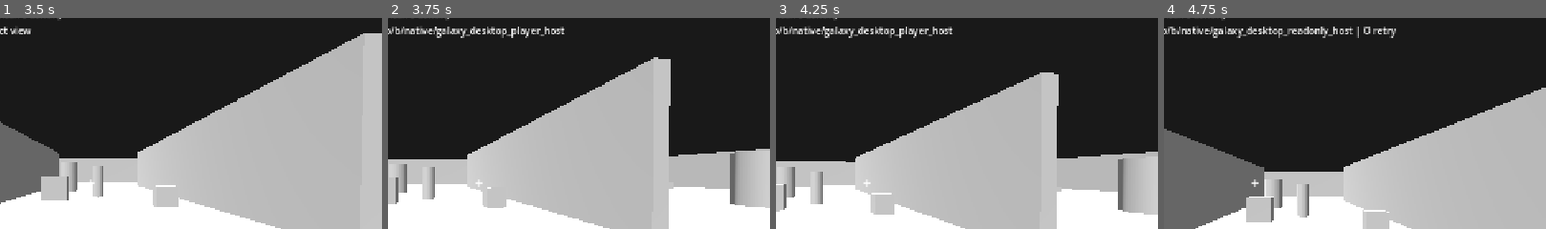
Above: before the commit, frames 1-4 (left to right).
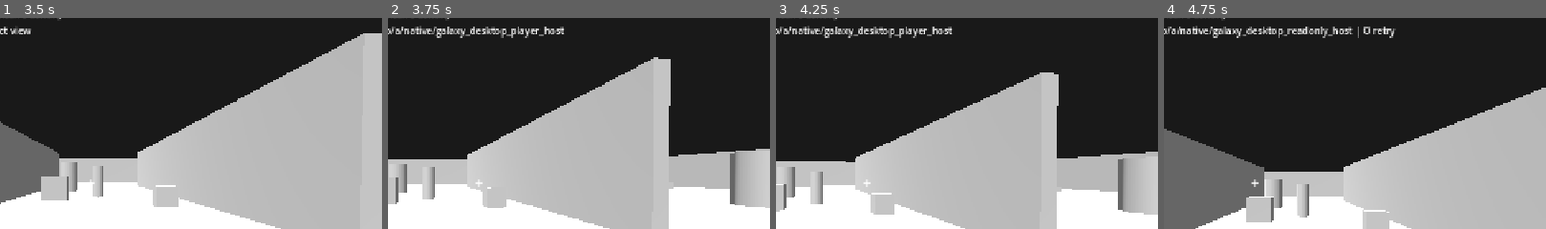
Above: after the commit, the same moments.

Repository: vjmichael/Single-galaxy
Game: Godot game, scene res://world/main.tscn
Two runs of this game, one before a commit and one after it. Both use one fixed random seed, a clock stepped at 60 frames per second and the inputs below.
Inputs (mouse positions are % of the whole screen's width and height, from its top left):
- Up to frame 1 (3.5 s): tap Enter at 0.5 s; move the mouse to (55, 49) at 0.52 s; hold B (ship_counterthrust, bound only after the commit) from 0.53 s (still down); tap U (ship_undock, bound only after the commit) at 0.6, 1.55, 2.3, 2.85 s; click (55, 49) at 0.67 s; tap Space (fps_jump) at 0.77, 1.52, 2.75, 3.02 s; move the mouse to (45, 50) at 1.27 s; tap E (fps_inspect) at 1.35 s; move the mouse to (52, 47) at 2.02 s; hold Shift (fps_run) 2.03-2.78 s; move the mouse to (49, 51) at 2.77 s; click (49, 51) at 2.92 s
- Up to frame 2 (3.75 s): keep holding B (ship_counterthrust, bound only after the commit); move the mouse to (57, 50) at 3.52 s; tap P at 3.6 s
- Up to frame 3 (4.25 s): keep holding B (ship_counterthrust, bound only after the commit); tap Space (fps_jump) at 3.77 s; tap U (ship_undock, bound only after the commit) at 3.8 s
- Up to frame 4 (4.75 s): keep holding B (ship_counterthrust, bound only after the commit); move the mouse to (42, 48) at 4.27 s; tap O at 4.35 s; tap Space (fps_jump) at 4.52 s; tap U (ship_undock, bound only after the commit) at 4.55 s
The pictures show only the part of the screen within x 38-88%, y 11-61%; the shares and areas given below are measured in that part.

Frame 1 is identical in both runs. In frame 2, 0.8% of the frame differs, in the area x 2-47%, y 4-10%; in frame 3, 0.8%; in frame 4, 0.9%, in the area x 2-61%, y 3-10%.

Commit message:
FP3D-03B: action-map defaults for cockpit yaw, strafe, thrust, brake and undock

Diff:
--- a/desktop_godot/world/input_contract.gd
+++ b/desktop_godot/world/input_contract.gd
@@ -1,6 +1,6 @@
 extends RefCounted
-## Deliberate on-foot input map. Ship steering/propulsion belongs to a
-## future *native-authorized* seat/pilot mode, never reused in walking.
+## Action-based keyboard defaults for on-foot and native cockpit pilot.
+## Remapping/gamepad input is deliberately deferred; no raw ship keycodes in the controller.
 
 const WALK_KEYS := {
 	"fps_forward": KEY_W,
@@ -12,16 +12,30 @@
 	"fps_inspect": KEY_E,
 }
 
+const PILOT_KEYS := {
+	"ship_yaw_left": KEY_A,
+	"ship_yaw_right": KEY_D,
+	"ship_strafe_port": KEY_W,
+	"ship_strafe_starboard": KEY_S,
+	"ship_thrust_forward": KEY_UP,
+	"ship_thrust_reverse": KEY_DOWN,
+	"ship_counterthrust": KEY_B,
+	"ship_undock": KEY_U,
+}
+
 static func install() -> void:
-	for action_name: String in WALK_KEYS.keys():
+	var actions := WALK_KEYS.duplicate()
+	for key: String in PILOT_KEYS.keys():
+		actions[key] = PILOT_KEYS[key]
+	for action_name: String in actions.keys():
 		if not InputMap.has_action(action_name):
 			InputMap.add_action(action_name)
 		var key_event := InputEventKey.new()
-		key_event.physical_keycode = WALK_KEYS[action_name]
+		key_event.physical_keycode = actions[action_name]
 		if not InputMap.action_has_event(action_name, key_event):
 			InputMap.action_add_event(action_name, key_event)
 
 static func inspect_controls() -> Dictionary:
 	return {"on_foot": WALK_KEYS.duplicate(true),
-		"ship_controls_reserved": [KEY_UP, KEY_DOWN, KEY_B],
-		"authority": "local-graybox-only"}
+		"ship": PILOT_KEYS.duplicate(true),
+		"authority": "Godot intent only; native cockpit C++ flight"}
